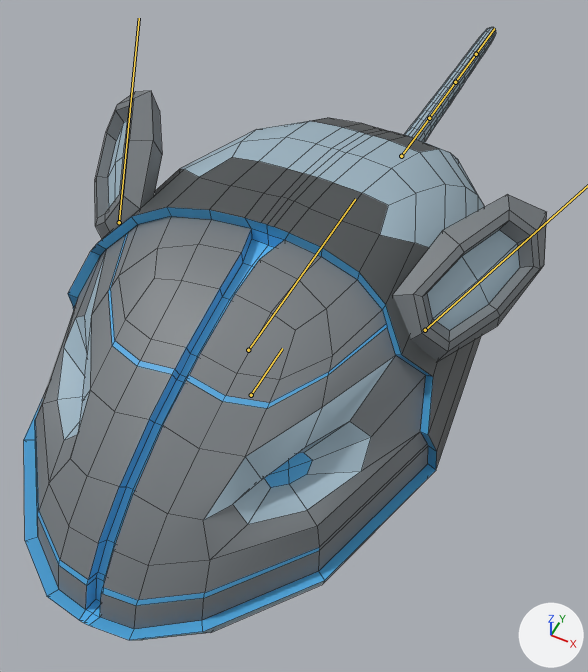
The FBX model Assets/Assets/Enemies/Mouse/MouseBasicVisual.fbx, before and after one commit.
Camera for both pictures: a camera (50 mm lens) standing at (0.86, -1.56, 2.14) and looking at (0.01, 0.15, -0.01). Lighting does not change. The marker at lower right points along +X, +Y and +Z. The bones that bend it are drawn over the model as lines. Mesh edges are drawn as thin lines.

In view in the first picture: 'Mouse'.
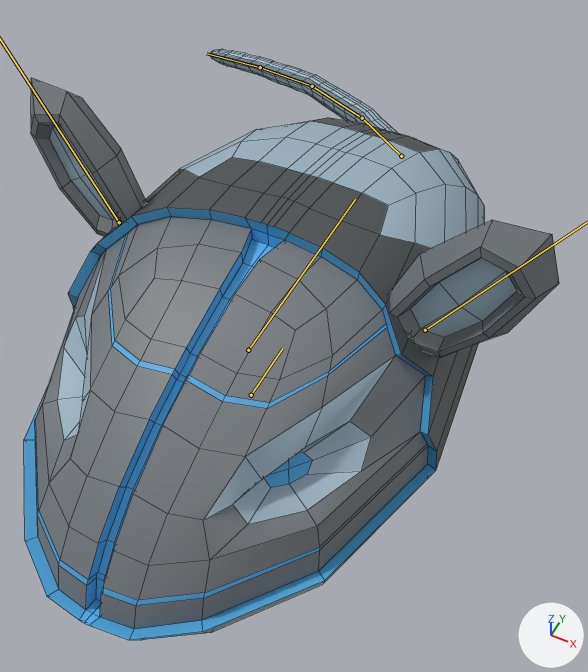
The newer file adds an action. The first version stands in its rest pose; the second is drawn at frame 20 of the action 'Armature|EarsBurst_Bake'.

What changed in the scene script:
```text
Change bone_tail1:
    where bone_tail1 = bpy.data.objects['Armature'].pose.bones['Tail1']  # child of 'Body'
    bone_tail1.rotation_quaternion: (1.0, 0.0, 0.0, 0.0) -> (0.898, 0.439, -0.024, 0.0)  # degrees (0, 0, 0) -> degrees (52, -2, -1)
Change bone_tail2:
    where bone_tail2 = bpy.data.objects['Armature'].pose.bones['Tail2']  # child of 'Tail1'
    bone_tail2.rotation_quaternion: (1.0, 0.0, 0.0, 0.0) -> (0.995, 0.103, -0.004, 0.0)  # degrees (0, 0, 0) -> degrees (12, 0, 0)
Change bone_tail3:
    where bone_tail3 = bpy.data.objects['Armature'].pose.bones['Tail3']  # child of 'Tail2'
    bone_tail3.rotation_quaternion: (1.0, 0.0, 0.0, 0.0) -> (0.991, 0.136, -0.005, 0.0)  # degrees (0, 0, 0) -> degrees (16, -1, 0)
Change bone_tail4:
    where bone_tail4 = bpy.data.objects['Armature'].pose.bones['Tail4']  # child of 'Tail3'
    bone_tail4.rotation_quaternion: (1.0, 0.0, 0.0, 0.0) -> (0.998, 0.067, -0.002, 0.0)  # degrees (0, 0, 0) -> degrees (8, 0, 0)
Change bone_ear_r:
    where bone_ear_r = bpy.data.objects['Armature'].pose.bones['Ear.R']  # child of 'Body'
    bone_ear_r.rotation_quaternion: (1.0, 0.0, 0.0, 0.0) -> (0.886, -0.196, -0.007, -0.42)  # degrees (0, 0, 0) -> degrees (-20, -10, -49)
Change bone_ear_l:
    where bone_ear_l = bpy.data.objects['Armature'].pose.bones['Ear.L']  # child of 'Body'
    bone_ear_l.rotation_quaternion: (1.0, 0.0, 0.0, 0.0) -> (0.886, -0.196, 0.007, 0.42)  # degrees (0, 0, 0) -> degrees (-20, 10, 49)
```

Changed parts and their boxes (x1, y1, x2, y2) in the pictures (588 x 672 px):
'Mouse', posed
    before: (24, 27, 547, 640)
    after: (24, 49, 559, 640)
bone 'Tail1', root to tip
    before: (401, 156) to (429, 118)
    after: (401, 156) to (362, 118)
bone 'Tail2', root to tip
    before: (429, 118) to (455, 82)
    after: (362, 118) to (312, 86)
bone 'Tail3', root to tip
    before: (455, 82) to (476, 54)
    after: (312, 86) to (260, 67)
bone 'Tail4', root to tip
    before: (476, 54) to (494, 28)
    after: (260, 67) to (206, 53)
